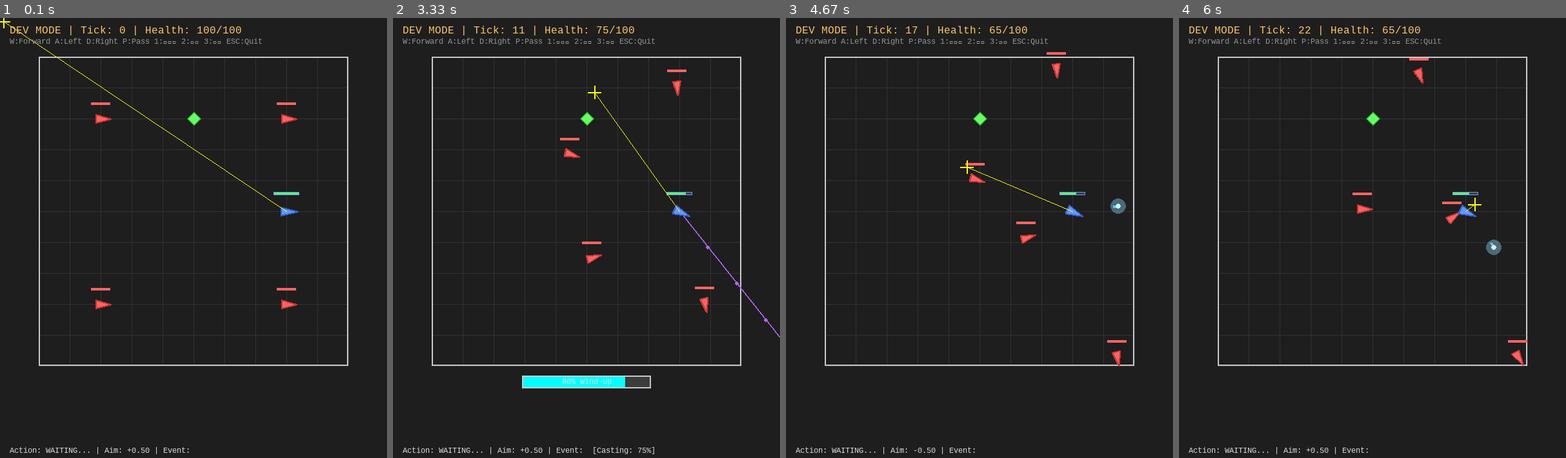
Above: before the commit, frames 1-4 (left to right).
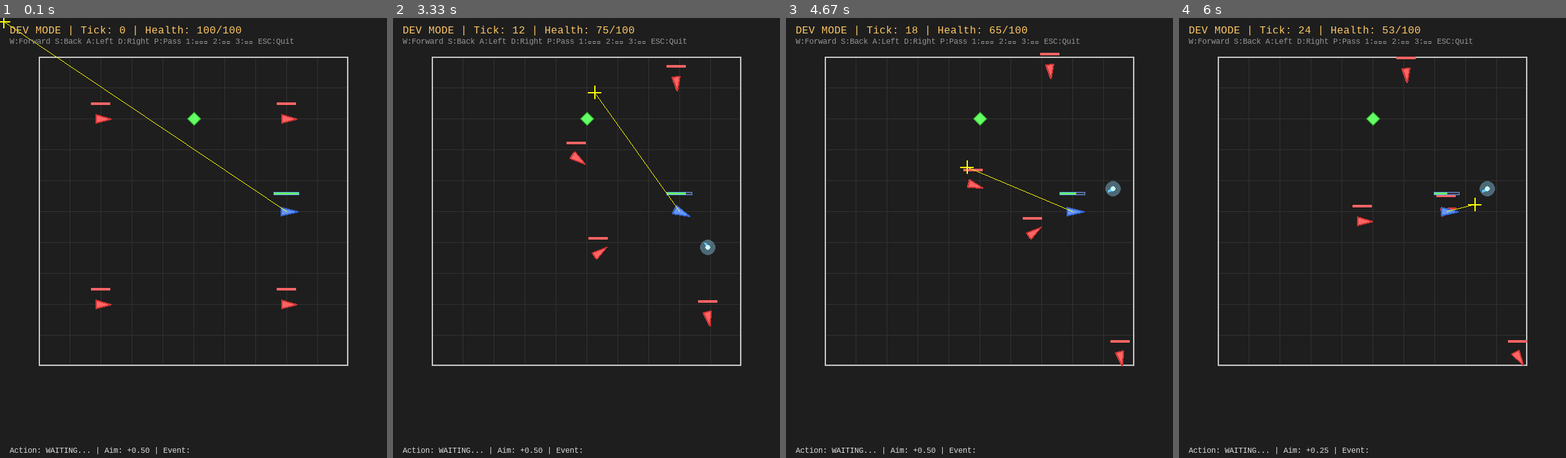
Above: after the commit, the same moments.

Repository: BlueRadio57445/White-Tower-AI-Boss
Game: pygame game, started from 強化學習專案/純白之塔_RL/dev_mode.py
The game is run twice, just before and just after one commit, with the same random seed, the same clock (stepped at 60 frames per second) and the same inputs.
Inputs (mouse positions are in pixels of both pictures, inside the frame that each line leads up to):
- Up to frame 1 (0.1 s): no input
- Up to frame 2 (3.33 s): tap 1 at 0.33, 1.82, 3.22 s; hold R 0.67-1.13 s; hold D 0.67-1.13 s; move the mouse to (710, 229) at 0.7 s; tap 2 at 0.82, 2.15 s; hold D 1.17-1.63 s; move the mouse to (493, 246) at 1.2 s; tap 3 at 1.32, 2.65 s; hold W 1.67-1.97 s; move the mouse to (466, 176) at 1.7 s; hold D 2-2.47 s; move the mouse to (644, 88) at 2.03 s; hold A 2.5-3.03 s; move the mouse to (632, 282) at 2.53 s; hold S from 3.07 s (still down); move the mouse to (594, 92) at 3.1 s
- Up to frame 3 (4.67 s): release S at 3.37 s; hold A 3.4-3.8 s; move the mouse to (840, 229) at 3.43 s; tap 2 at 3.55 s; hold W 3.83-4.2 s; move the mouse to (983, 290) at 3.87 s; tap 3 at 3.98 s; hold D from 4.23 s (still down); move the mouse to (967, 167) at 4.27 s; tap 1 at 4.38 s
- Up to frame 4 (6 s): release D at 4.87 s; hold S 4.9-5.27 s; move the mouse to (1473, 312) at 4.93 s; tap 2 at 5.05 s; hold A 5.3-5.77 s; move the mouse to (1310, 97) at 5.33 s; tap 3 at 5.45 s; hold P from 5.8 s (still down); hold D from 5.8 s (still down); move the mouse to (1473, 202) at 5.83 s; tap 1 at 5.95 s

The runs differ from the first frame. In frame 1, 0.3% of the frame differs, in the area x 14-76%, y 4-7%; in frame 2, 2.1%, in the area x 14-100%, y 1-100%; in frame 3, 1.0%; in frame 4, 1.2%.

Commit message:
新增MOVE_BACKWARD

Diff:
--- a/強化學習專案/純白之塔_RL/ai/agent.py
+++ b/強化學習專案/純白之塔_RL/ai/agent.py
@@ -17,27 +17,27 @@
     dead neuron problems. Supports both discrete and continuous actions.
 
     Action Space:
-        Discrete (6 actions): 0=FORWARD, 1=LEFT, 2=RIGHT, 3=OUTER_SLASH, 4=MISSILE, 5=HAMMER
+        Discrete (7 actions): 0=FORWARD, 1=BACKWARD, 2=LEFT, 3=RIGHT, 4=OUTER_SLASH, 5=MISSILE, 6=HAMMER
         Continuous (2 actors): aim_missile (actor 0), aim_hammer (actor 1)
 
     Skill to Actor Mapping:
-        3 (outer_slash): No aim required
-        4 (missile): Uses aim_missile (actor 0)
-        5 (hammer): Uses aim_hammer (actor 1)
+        4 (outer_slash): No aim required
+        5 (missile): Uses aim_missile (actor 0)
+        6 (hammer): Uses aim_hammer (actor 1)
     """
 
     # Skill action to aim actor mapping
     # -1 means no aim required, 0 = aim_missile, 1 = aim_hammer
     SKILL_TO_AIM_ACTOR = {
-        3: -1,  # outer_slash - no aim
-        4: 0,   # missile - aim_missile
-        5: 1,   # hammer - aim_hammer
+        4: -1,  # outer_slash - no aim
+        5: 0,   # missile - aim_missile
+        6: 1,   # hammer - aim_hammer
     }
 
     def __init__(
         self,
         n_features: int,
-        n_discrete_actions: int = 6,
+        n_discrete_actions: int = 7,
         n_aim_actors: int = 2,
         gamma: float = 0.99,
         lmbda: float = 0.95,
@@ -51,7 +51,7 @@
 
         Args:
             n_features: Number of input features
-            n_discrete_actions: Number of discrete actions (default 6)
+            n_discrete_actions: Number of discrete actions (default 7)
             n_aim_actors: Number of aim actors (default 2)
             gamma: Discount factor
             lmbda: GAE lambda parameter
@@ -97,7 +97,7 @@
 
         Returns:
             Tuple of:
-                - action_discrete: Selected discrete action index (0-5)
+                - action_discrete: Selected discrete action index (0-6)
                 - aim_values: List of aim values for each actor
                 - prob_discrete: Probability of selected discrete action
                 - mus: List of mu values for each aim actor
@@ -134,7 +134,7 @@
         Get the relevant aim value for a given discrete action.
 
         Args:
-            action_discrete: The discrete action (0-5)
+            action_discrete: The discrete action (0-6)
             aim_values: List of aim values from all actors
 
         Returns:
--- a/強化學習專案/純白之塔_RL/dev_mode.py
+++ b/強化學習專案/純白之塔_RL/dev_mode.py
@@ -8,6 +8,7 @@
 
 Controls:
 - W: Move forward
+- S: Move backward
 - A: Turn left
 - D: Turn right
 - P: Pass (advance one tick without action)
@@ -125,7 +126,7 @@
 
         # Second line - controls hint
         hint_y = 30
-        hint_text = "W:Forward A:Left D:Right P:Pass 1:外圈刮 2:飛彈 3:鐵錘 ESC:Quit"
+        hint_text = "W:Forward S:Back A:Left D:Right P:Pass 1:外圈刮 2:飛彈 3:鐵錘 ESC:Quit"
         hint_surface = self.font_small.render(hint_text, True, (150, 150, 150))
         self.screen.blit(hint_surface, (15, hint_y))
 
@@ -203,8 +204,8 @@
     """
 
     # Action mappings
-    # 0=FORWARD, 1=LEFT, 2=RIGHT, 3=OUTER_SLASH, 4=MISSILE, 5=HAMMER, 6=PASS
-    ACTION_NAMES = ["FORWARD", "LEFT", "RIGHT", "外圈刮", "飛彈", "鐵錘", "PASS"]
+    # 0=FORWARD, 1=BACKWARD, 2=LEFT, 3=RIGHT, 4=OUTER_SLASH, 5=MISSILE, 6=HAMMER, 7=PASS
+    ACTION_NAMES = ["FORWARD", "BACKWARD", "LEFT", "RIGHT", "外圈刮", "飛彈", "鐵錘", "PASS"]
 
     def __init__(self, world_size: float = 10.0):
         """
@@ -234,6 +235,7 @@
         print("=" * 50)
         print("Controls:")
         print("  W - Move forward")
+        print("  S - Move backward")
         print("  A - Turn left")
         print("  D - Turn right")
         print("  P - Pass (advance tick without action)")
@@ -313,8 +315,8 @@
         Wait for keyboard input and return action code.
 
         Returns:
-            Action code (0-6) or None if quit
-            0 = Forward, 1 = Left, 2 = Right, 3 = Outer Slash, 4 = Missile, 5 = Hammer, 6 = Pass
+            Action code (0-7) or None if quit
+            0 = Forward, 1 = Backward, 2 = Left, 3 = Right, 4 = Outer Slash, 5 = Missile, 6 = Hammer, 7 = Pass
         """
         while True:
             for event in pygame.event.get():
@@ -328,24 +330,26 @@
                         return None
                     elif event.key == pygame.K_w:
                         return 0  # Forward
+                    elif event.key == pygame.K_s:
+                        return 1  # Backward
                     elif event.key == pygame.K_a:
-                        return 1  # Left
+                        return 2  # Left
                     elif event.key == pygame.K_d:
-                        return 2  # Right
+                        return 3  # Right
                     elif event.key == pygame.K_1:
-                        return 3  # Cast 外圈刮 (Outer Slash)
+                        return 4  # Cast 外圈刮 (Outer Slash)
                     elif event.key == pygame.K_2:
-                        return 4  # Cast 飛彈 (Missile)
+                        return 5  # Cast 飛彈 (Missile)
                     elif event.key == pygame.K_3:
-                        return 5  # Cast 鐵錘 (Hammer)
+                        return 6  # Cast 鐵錘 (Hammer)
                     elif event.key == pygame.K_p:
-                        return 6  # Pass
+                        return 7  # Pass
                     elif event.key == pygame.K_r:
                         # Reset world
                         self.world.reset()
                         self.tick_count = 0
                         self.last_event = "WORLD RESET"
-                        return 6  # Pass after reset
+                        return 7  # Pass after reset
 
             # Update display while waiting
             mouse_pos = pygame.mouse.get_pos()
@@ -369,26 +373,26 @@
             action: Action code (0-6)
             aim_offset: Aim offset for casting
         """
-        if action == 6:  # Pass
+        if action == 7:  # Pass
             self.last_action = "PASS"
             self.last_event = ""
             self.last_aim_offset = 0.0
         else:
             # Map action to discrete action
-            action_discrete = action  # 0=forward, 1=left, 2=right, 3-5=skills
+            action_discrete = action  # 0=forward, 1=backward, 2=left, 3=right, 4-6=skills
 
             # Build aim_values list based on action
-            # Action 3 (outer_slash): no aim needed
-            # Action 4 (missile): uses aim_actor 0
-            # Action 5 (hammer): uses aim_actor 1
+            # Action 4 (outer_slash): no aim needed
+            # Action 5 (missile): uses aim_actor 0
+            # Action 6 (hammer): uses aim_actor 1
             aim_values = [0.0, 0.0]  # [aim_missile, aim_hammer]
-            if action == 4:
+            if action == 5:
                 aim_values[0] = aim_offset  # missile uses actor 0
-            elif action == 5:
+            elif action == 6:
                 aim_values[1] = aim_offset  # hammer uses actor 1
 
             self.last_action = self.ACTION_NAMES[action]
-            self.last_aim_offset = aim_offset if action in (4, 5) else 0.0
+            self.last_aim_offset = aim_offset if action in (5, 6) else 0.0
 
             # Execute the action
             self.last_event = self.world.execute_action(action_discrete, aim_values)
--- a/強化學習專案/純白之塔_RL/game/physics.py
+++ b/強化學習專案/純白之塔_RL/game/physics.py
@@ -96,6 +96,24 @@
         direction = np.array([np.cos(angle), np.sin(angle)]) * speed
         return self.move_entity(entity, direction)
 
+    def move_backward(self, entity: Entity, speed: float = 0.6) -> bool:
+        """
+        Move entity backward based on its facing angle.
+
+        Args:
+            entity: The entity to move
+            speed: Movement speed
+
+        Returns:
+            True if movement was successful
+        """
+        if not entity.has_position():
+            return False
+
+        angle = entity.position.angle
+        direction = np.array([np.cos(angle), np.sin(angle)]) * (-speed)
+        return self.move_entity(entity, direction)
+
     def rotate_entity(self, entity: Entity, angle_delta: float) -> None:
         """
         Rotate an entity by a given angle.
--- a/強化學習專案/純白之塔_RL/game/player.py
+++ b/強化學習專案/純白之塔_RL/game/player.py
@@ -255,9 +255,9 @@
 
     # Mapping from discrete action to skill ID
     SKILL_ACTION_MAP = {
-        3: "outer_slash",  # 外圈刮
-        4: "missile",      # 飛彈
-        5: "hammer",       # 鐵錘
+        4: "outer_slash",  # 外圈刮
+        5: "missile",      # 飛彈
+        6: "hammer",       # 鐵錘
     }
 
     def execute_action(
@@ -271,7 +271,7 @@
         Execute a player action.
 
         Args:
-            action_discrete: 0=forward, 1=left, 2=right, 3=outer_slash, 4=missile, 5=hammer
+            action_discrete: 0=forward, 1=backward, 2=left, 3=right, 4=outer_slash, 5=missile, 6=hammer
             aim_values: List of aim values for each aim actor
             physics: Physics system for movement
             skill_executor: Skill executor for casting
@@ -285,7 +285,7 @@
         event = ""
 
         # Check if movement is blocked during wind-up
-        is_movement_action = action_discrete in (0, 1, 2)
+        is_movement_action = action_discrete in (0, 1, 2, 3)
         if is_movement_action and self._is_movement_blocked():
             return "WIND-UP..."  # Can't move during wind-up
 
@@ -294,13 +294,18 @@
             if not success:
                 event = "HIT WALL!"
 
-        elif action_discrete == 1:  # Rotate left
+        elif action_discrete == 1:  # Move backward
+            success = physics.move_backward(self.entity, speed=self.config.move_speed)
+            if not success:
+                event = "HIT WALL!"
+
+        elif action_discrete == 2:  # Rotate left
             physics.rotate_entity(self.entity, self.config.turn_speed)
 
-        elif action_discrete == 2:  # Rotate right
+        elif action_discrete == 3:  # Rotate right
             physics.rotate_entity(self.entity, -self.config.turn_speed)
 
-        elif action_discrete in self.SKILL_ACTION_MAP:  # Cast skill (3, 4, 5)
+        elif action_discrete in self.SKILL_ACTION_MAP:  # Cast skill (4, 5, 6)
             if self.entity.skills.is_ready:
                 skill_id = self.SKILL_ACTION_MAP[action_discrete]
                 skill_config = self.get_skill_config(skill_id)
--- a/強化學習專案/純白之塔_RL/game/world.py
+++ b/強化學習專案/純白之塔_RL/game/world.py
@@ -327,7 +327,7 @@
         Execute a player action.
 
         Args:
-            action_discrete: 0=forward, 1=left, 2=right, 3=outer_slash, 4=missile, 5=hammer
+            action_discrete: 0=forward, 1=backward, 2=left, 3=right, 4=outer_slash, 5=missile, 6=hammer
             aim_values: List of aim values or single float (for backward compatibility)
 
         Returns:
--- a/強化學習專案/純白之塔_RL/training/trainer.py
+++ b/強化學習專案/純白之塔_RL/training/trainer.py
@@ -28,7 +28,7 @@
 
     # Agent hyperparameters
     n_features: int = 27
-    n_discrete_actions: int = 6  # 0-2: movement, 3-5: skills
+    n_discrete_actions: int = 7  # 0-3: movement, 4-6: skills
     n_aim_actors: int = 2        # aim_missile, aim_hammer
     gamma: float = 0.99
     lmbda: float = 0.95
Not shown, changed: 強化學習專案/長期規劃-動作空間.md
